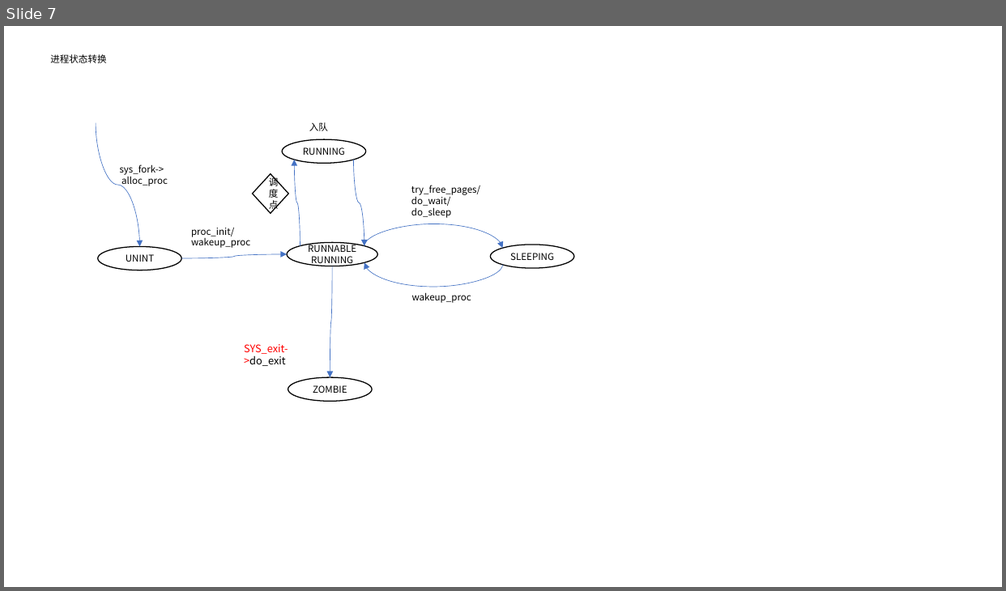
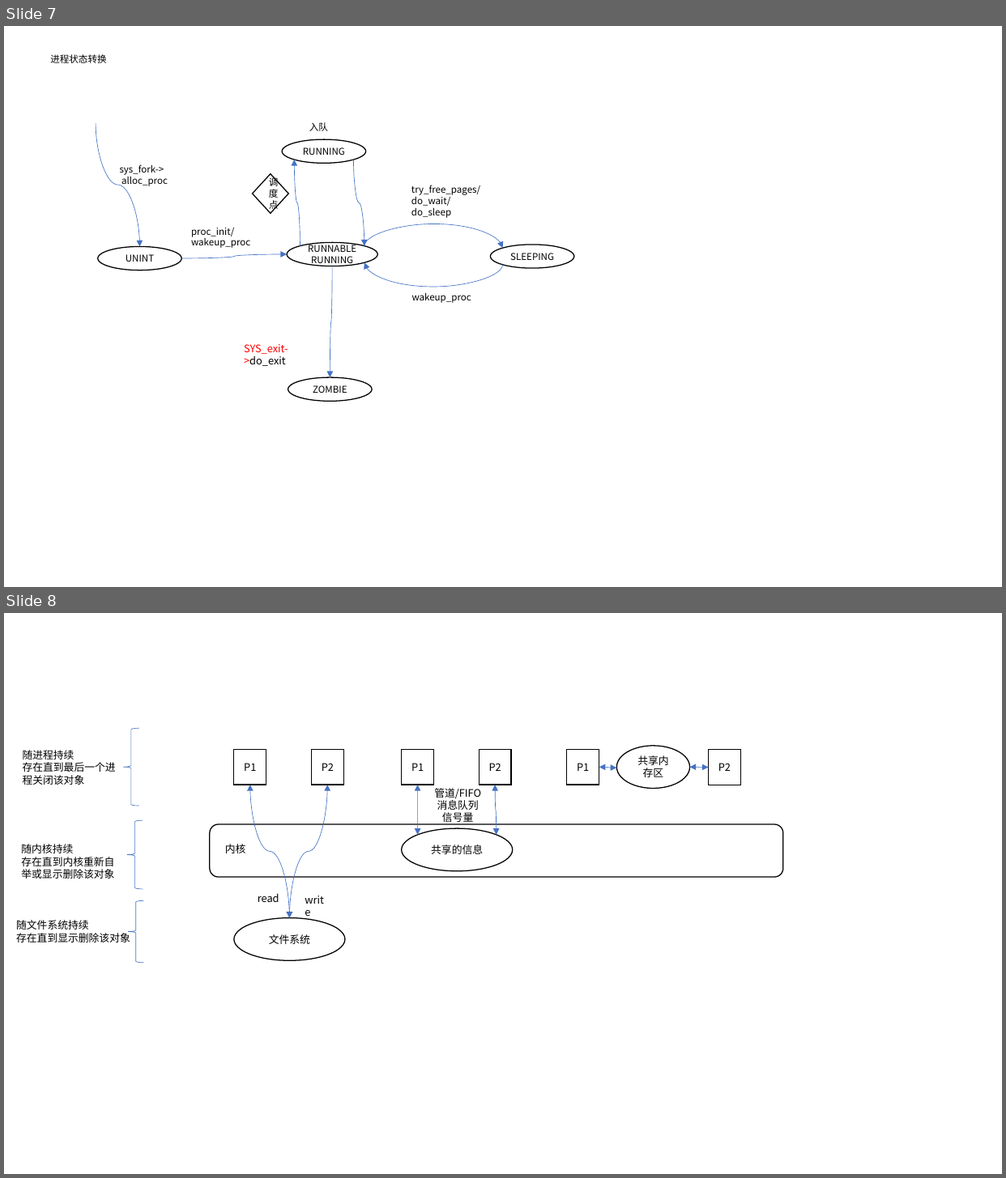
Before and after one commit to libinyl/lcore, a slide deck: ppts/进程.pptx. Shown one above the other, each under a label of ours: slide 7 before the commit, slides 7 and 8 after it. The pictures are 1006x591 and 1006x1178 pixels, drawn with LibreOffice and Linux fonts; fonts in the diff are those of the drawing. Boxes give left, top, right and bottom in pixels: in the first picture for what was removed or moved away, otherwise in the second. Text is boxed around its words. In the diff, an @@ line names an element or a change of style, - is before the commit and + after.

```diff
--- a/ppts/进程.pptx
+++ b/ppts/进程.pptx
@@ slide 8 added at [4, 613, 1002, 1174], background #FFFFFF @@
@@ left brace added at [123, 728, 138, 806], outline #4472C4 0.5 pt @@
@@ text added at [23, 750, 116, 785], 10 pt, text #000000 @@
+随进程持续
+存在直到最后一个进程关闭该对象
@@ group added at [210, 746, 783, 961]: 6 rectangles, 6 curved double arrows, 4 texts, 3 ellipses, 1 rounded rectangle @@
+P1
+P2
+内核
+文件系统
+read
+write
+共享的信息
+P1
+P2
+管道/FIFO
+消息队列
+信号量
+P1
+P2
+共享内存区
@@ left brace added at [127, 820, 143, 889], outline #4472C4 0.5 pt @@
@@ text added at [21, 844, 114, 879], 10 pt, text #000000 @@
+随内核持续
+存在直到内核重新自举或显示删除该对象
@@ left brace added at [128, 901, 144, 964], outline #4472C4 0.5 pt @@
@@ text added at [16, 920, 130, 943], 10 pt, text #000000 @@
+随文件系统持续
+存在直到显示删除该对象
```
Also in this commit, not shown: 19 other files.
